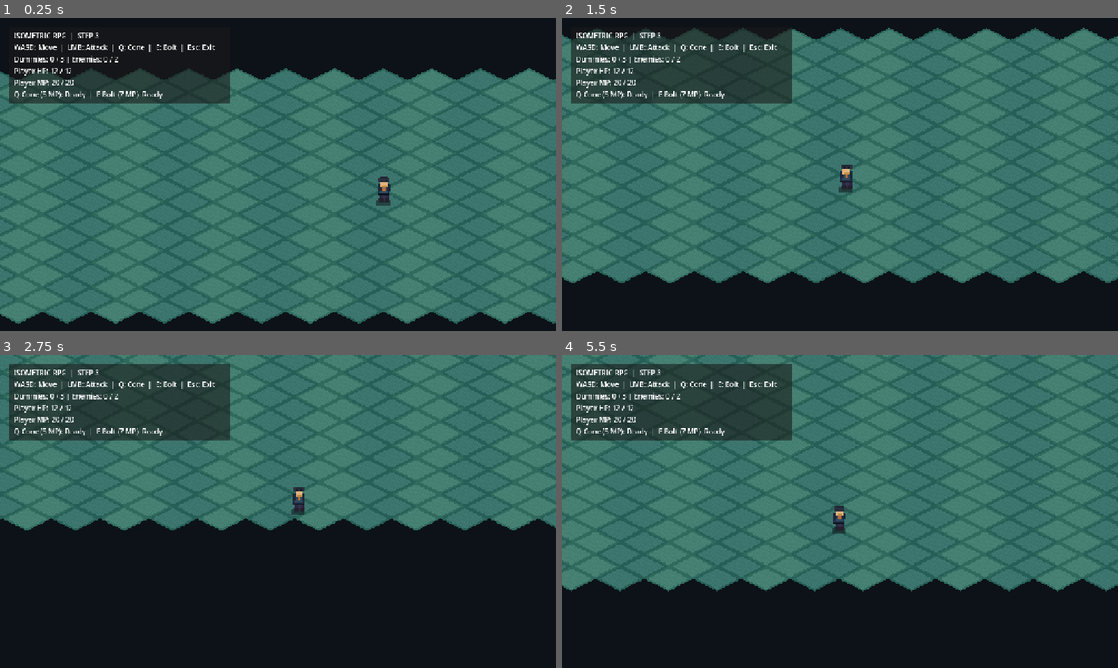
Above: before the commit, frames 1-4 (two rows, left to right).
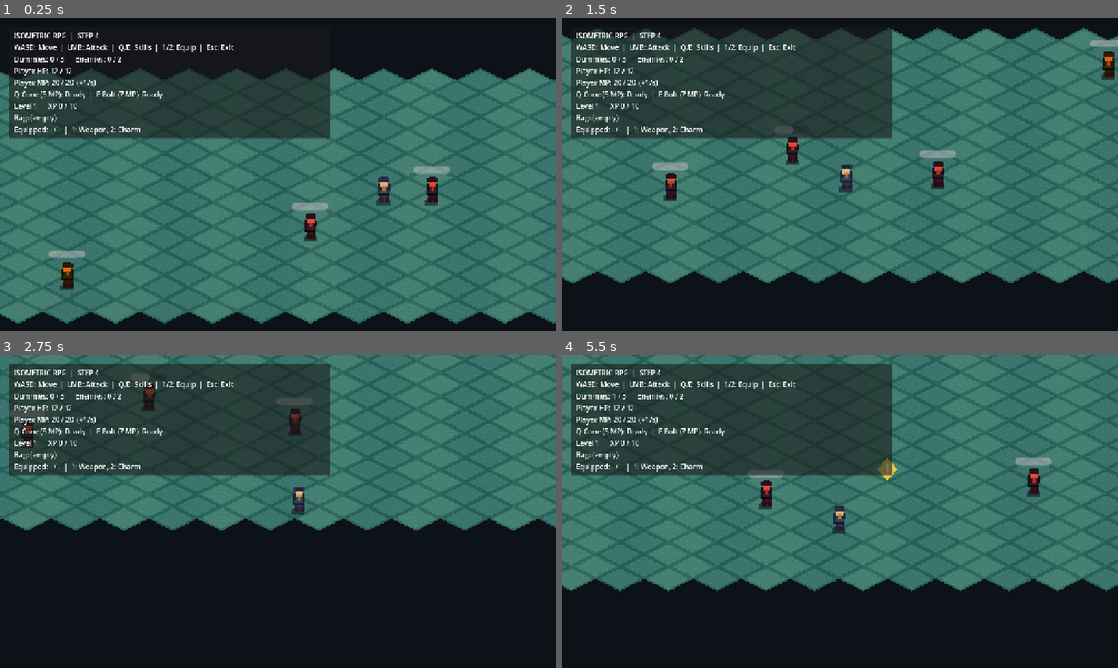
Above: after the commit, the same moments.

Repository: limbit95/isometric-rpg
Game: Godot game, scene res://scenes/main.tscn
The game is run twice, just before and just after one commit, with the same random seed, the same clock (stepped at 60 frames per second) and the same inputs.
Inputs (mouse positions are in pixels of both pictures, inside the frame that each line leads up to):
- Up to frame 1 (0.25 s): no input
- Up to frame 2 (1.5 s): tap Enter at 0.5 s; move the mouse to (962, 158) at 0.52 s; hold D (move_right) 0.53-1.28 s; hold 2 (equip_charm) 0.53-1.28 s; click (962, 158) at 0.67 s; move the mouse to (728, 190) at 1.27 s; hold S (move_down) from 1.28 s (still down); tap 1 (equip_weapon) at 1.35 s
- Up to frame 3 (2.75 s): move the mouse to (333, 442) at 2.02 s; release S (move_down) at 2.03 s; hold D (move_right) from 2.03 s (still down); hold 2 (equip_charm) from 2.03 s (still down)
- Up to frame 4 (5.5 s): move the mouse to (812, 574) at 2.77 s; release D (move_right) at 2.78 s; release 2 (equip_charm) at 2.78 s; hold W (move_up) 2.78-3.53 s; tap 1 (equip_weapon) at 2.85, 4.35 s; click (812, 574) at 2.92 s; move the mouse to (1006, 558) at 3.52 s; hold 2 (equip_charm) 3.53-4.28 s; hold A (move_left) 3.53-5.03 s; move the mouse to (673, 464) at 4.27 s; move the mouse to (867, 511) at 5.02 s; hold S (move_down) from 5.03 s (still down); hold 2 (equip_charm) from 5.03 s (still down); click (867, 511) at 5.17 s

The runs differ from the first frame. In frame 1, 9.6% of the frame differs, in the area x 1-81%, y 4-87%; in frame 2, 12%, in the area x 1-100%, y 3-59%; in frame 3, 12%; in frame 4, 12%.
Error before the commit: Invalid access to property or key 'experience_changed' on a base object of type 'null instance'. (res://scripts/game/main.gd:53)

Commit message:
feat(step4): integrate scenes/main.tscn

Diff:
--- a/scenes/main.tscn
+++ b/scenes/main.tscn
@@ -8,6 +8,8 @@
 [ext_resource type="Script" path="res://scripts/components/health_component.gd" id="6_health"]
 [ext_resource type="Script" path="res://scripts/components/mana_component.gd" id="7_mana"]
 [ext_resource type="Script" path="res://scripts/player/player_skills.gd" id="8_skills"]
+[ext_resource type="Script" path="res://scripts/components/progression_component.gd" id="9_progress"]
+[ext_resource type="Script" path="res://scripts/components/inventory_component.gd" id="10_inventory"]
 
 [sub_resource type="CircleShape2D" id="CircleShape2D_player"]
 radius = 7.0
@@ -46,6 +48,12 @@
 [node name="Skills" type="Node2D" parent="Player"]
 script = ExtResource("8_skills")
 
+[node name="ProgressionComponent" type="Node" parent="Player"]
+script = ExtResource("9_progress")
+
+[node name="InventoryComponent" type="Node" parent="Player"]
+script = ExtResource("10_inventory")
+
 [node name="Camera2D" type="Camera2D" parent="Player"]
 zoom = Vector2(1.75, 1.75)
 position_smoothing_enabled = true
@@ -56,8 +64,8 @@
 [node name="PanelContainer" type="PanelContainer" parent="HUD"]
 offset_left = 20.0
 offset_top = 20.0
-offset_right = 530.0
-offset_bottom = 182.0
+offset_right = 760.0
+offset_bottom = 264.0
 
 [node name="MarginContainer" type="MarginContainer" parent="HUD/PanelContainer"]
 theme_override_constants/margin_left = 12
@@ -68,10 +76,10 @@
 [node name="VBoxContainer" type="VBoxContainer" parent="HUD/PanelContainer/MarginContainer"]
 
 [node name="Title" type="Label" parent="HUD/PanelContainer/MarginContainer/VBoxContainer"]
-text = "ISOMETRIC RPG  |  STEP 3"
+text = "ISOMETRIC RPG  |  STEP 4"
 
 [node name="Help" type="Label" parent="HUD/PanelContainer/MarginContainer/VBoxContainer"]
-text = "WASD: Move  |  LMB: Attack  |  Q: Cone  |  E: Bolt  |  Esc: Exit"
+text = "WASD: Move  |  LMB: Attack  |  Q/E: Skills  |  1/2: Equip  |  Esc: Exit"
 
 [node name="Status" type="Label" parent="HUD/PanelContainer/MarginContainer/VBoxContainer"]
 text = "Dummies: 0 / 3 | Enemies: 0 / 2"
@@ -84,3 +92,12 @@
 
 [node name="SkillStatus" type="Label" parent="HUD/PanelContainer/MarginContainer/VBoxContainer"]
 text = "Q Cone (5 MP): Ready  |  E Bolt (7 MP): Ready"
+
+[node name="Progression" type="Label" parent="HUD/PanelContainer/MarginContainer/VBoxContainer"]
+text = "Level 1  |  XP 0 / 10"
+
+[node name="Inventory" type="Label" parent="HUD/PanelContainer/MarginContainer/VBoxContainer"]
+text = "Bag: (empty)"
+
+[node name="Equipment" type="Label" parent="HUD/PanelContainer/MarginContainer/VBoxContainer"]
+text = "Equipped: - / -  |  1: Weapon, 2: Charm"
Not shown: 1 places in scenes/main.tscn that only renumber resources
